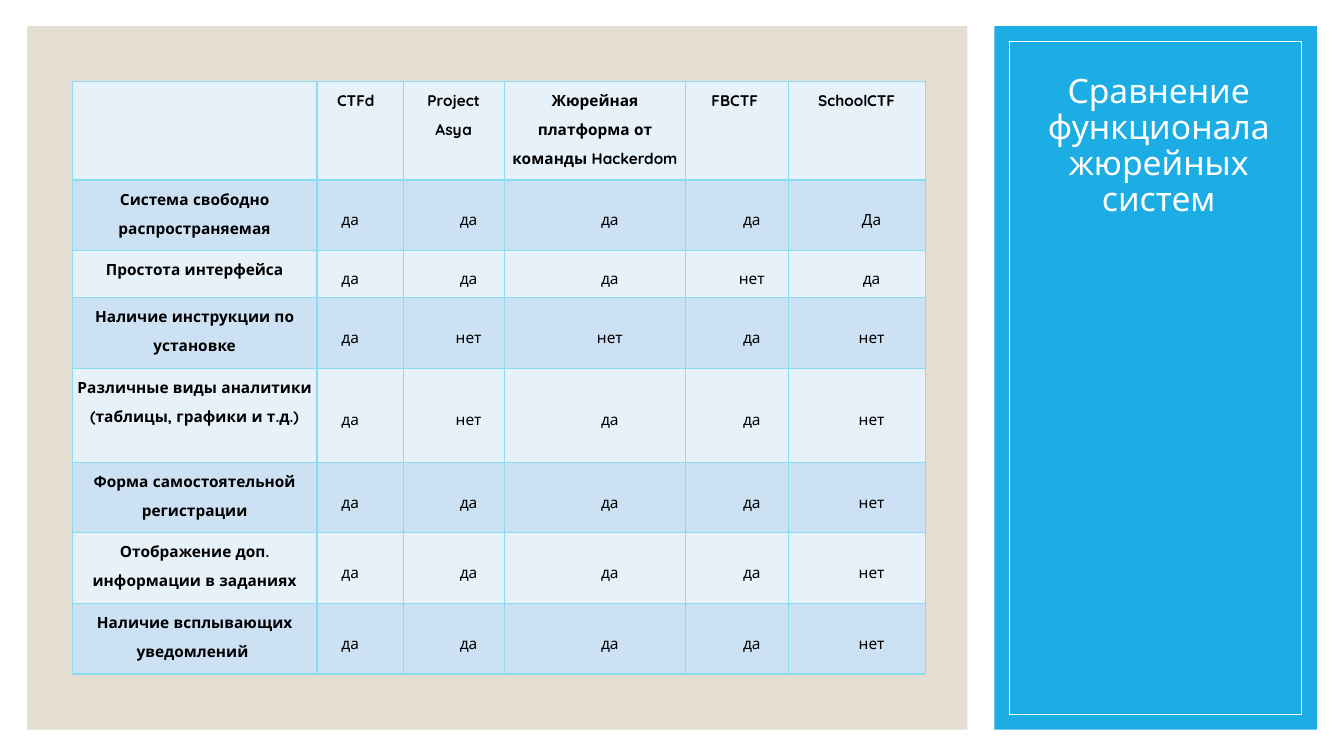
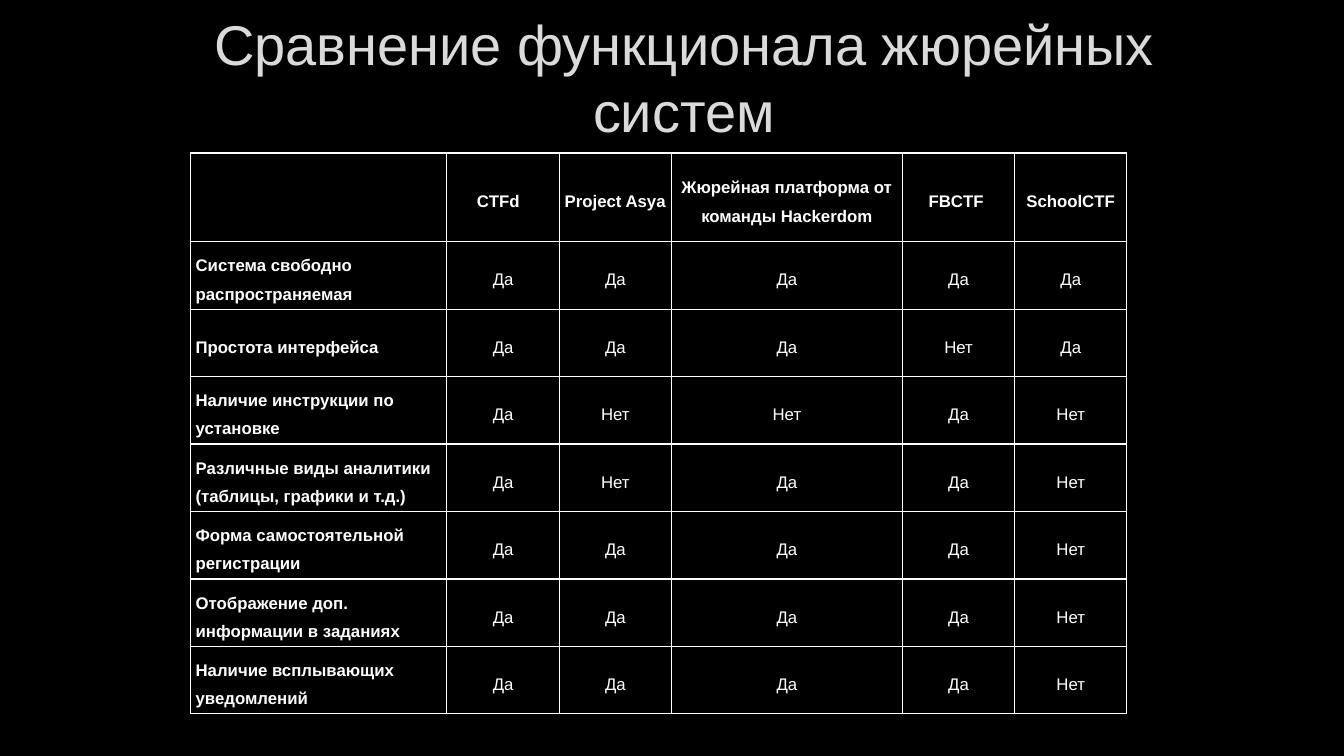
Before and after one commit to PolMarzia/diplom, a slide deck: slide 4 of Prez.pptx. Drawn at 1344x756 pixels with LibreOffice and Linux fonts; fonts in the diff are those of the drawing; background and template pictures are left out. Boxes give left, top, right and bottom in pixels: in the first picture for what was removed or moved away, otherwise in the second. Text is boxed around its words. In the diff, an @@ line names an element or a change of style, - is before the commit and + after.

```diff
--- a/Prez.pptx
+++ b/Prez.pptx
@@ background #FFFFFF to picture (left out) @@
@@ rectangle removed at bbox=[27, 26, 968, 730] @@
@@ text "Сравнение функционала жюрейных систем": place and size @@
-text "Сравнение функционала жюрейных систем" at bbox=[1048, 78, 1270, 212]
+text "Сравнение функционала жюрейных систем" at bbox=[214, 23, 1154, 133]
@@ text "Сравнение функционала жюрейных систем" at bbox=[214, 23, 1154, 133]: size 24 to 40 pt, font Quicksand to Arial, text colour #FFFFFF to #DADADA, letter outline none to #404040 0.75 pt; line spacing 0.9 to 1; vertical alignment bottom to middle @@
@@ rectangle removed at bbox=[994, 26, 1317, 730] @@
@@ rectangle removed at bbox=[1009, 41, 1302, 715] @@
@@ table at bbox=[191, 153, 1125, 714] @@
-row 2: Система свободно распространяемая | да | да | да | да | Да
+row 2: Система свободно распространяемая | Да | Да | Да | Да | Да
-row 3: Простота интерфейса | да | да | да | нет | да
+row 3: Простота интерфейса | Да | Да | Да | Нет | Да
-row 4: Наличие инструкции по установке | да | нет | нет | да | нет
+row 4: Наличие инструкции по установке | Да | Нет | Нет | Да | Нет
-row 5: Различные виды аналитики (таблицы, графики и т.д.) | да | нет | да | да | нет
+row 5: Различные виды аналитики (таблицы, графики и т.д.) | Да | Нет | Да | Да | Нет
-row 6: Форма самостоятельной регистрации | да | да | да | да | нет
+row 6: Форма самостоятельной регистрации | Да | Да | Да | Да | Нет
-row 7: Отображение доп. информации в заданиях | да | да | да | да | нет
+row 7: Отображение доп. информации в заданиях | Да | Да | Да | Да | Нет
-row 8: Наличие всплывающих уведомлений | да | да | да | да | нет
+row 8: Наличие всплывающих уведомлений | Да | Да | Да | Да | Нет
@@ fill #E8F1FA to none in 23 cells @@
@@ fill #CDE3F5 to none in 24 cells @@
@@ size 11 to 12 pt, font Quicksand to Arial, text colour #000000 to #FFFFFF in "CTFd", "Project Asya", "Жюрейная платформа от команды Hackerdom", "FBCTF" and 9 more places @@
@@ alignment centre to left @@
@@ indent changed @@
@@ borders changed @@
@@ table: place and size @@
-table at bbox=[73, 82, 927, 675]
+table at bbox=[191, 153, 1125, 714]
```
Also in this commit, not shown: 15 other slides changed, 1 other file.
